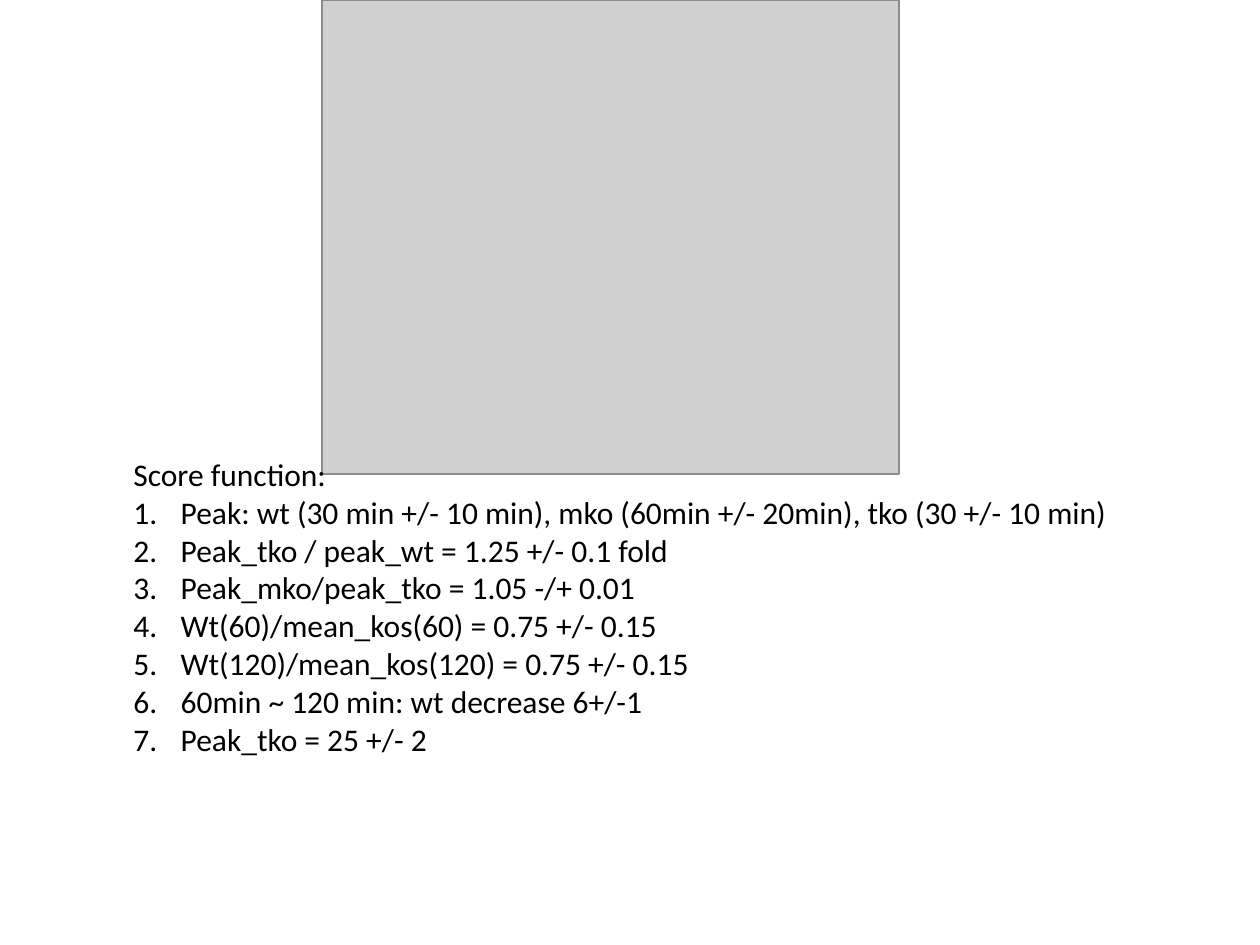
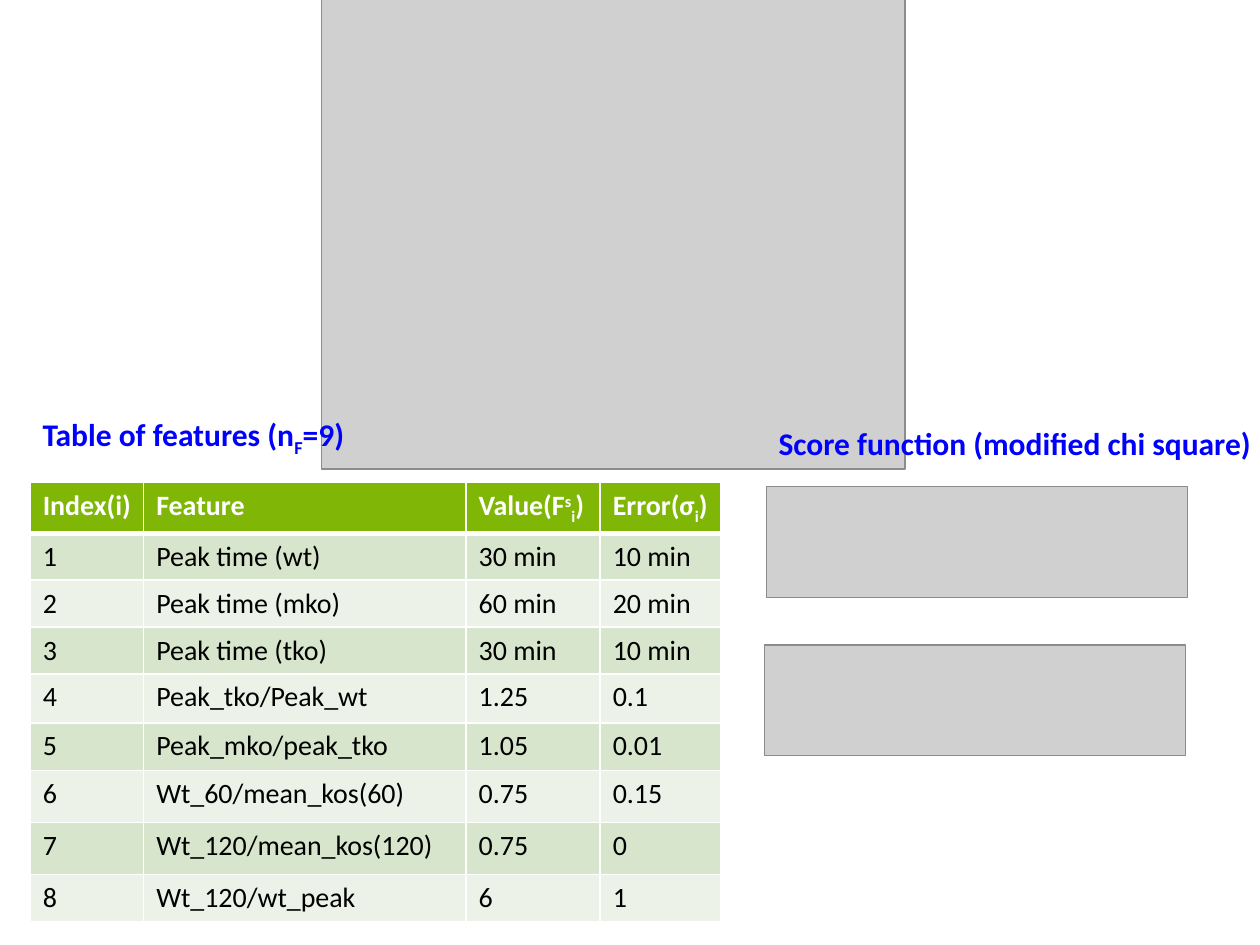
Before and after one commit to biomystery/TNF_regulation, a slide deck: slide 3 of TNF_Slides.pptx. Drawn at 1260x945 pixels with LibreOffice and Linux fonts; fonts in the diff are those of the drawing; grey boxes stand for pictures. Boxes give left, top, right and bottom in pixels: in the first picture for what was removed or moved away, otherwise in the second. Text is boxed around its words. In the diff, an @@ line names an element or a change of style, - is before the commit and + after.

Commit message:
Corrected the expData file
1. Use the unmodified data file nascent.csv.
2. More edit in the slides about the score function. Use a modified
chi-square.
3. Still use rmsd right now.
TODO:

```diff
--- a/TNF_Slides.pptx
+++ b/TNF_Slides.pptx
@@ picture: place and size @@
-picture at <box>323,0,900,474</box>
+picture at <box>321,0,905,469</box>
@@ text added at <box>43,420,344,454</box>, 18 pt, text #0000FF, bold @@
+Table of features (nF=9)
@@ text added at <box>779,429,1250,463</box>, 18 pt, text #0000FF, bold @@
+Score function (modified chi square)
@@ text removed at <box>133,460,1105,756</box> @@
-Score function:
-1. Peak: wt (30 min +/- 10 min), mko (60min +/- 20min), tko (30 +/- 10 min)
-2. Peak_tko / peak_wt = 1.25 +/- 0.1 fold
-3. Peak_mko/peak_tko = 1.05 -/+ 0.01
-4. Wt(60)/mean_kos(60) = 0.75 +/- 0.15
-5. Wt(120)/mean_kos(120) = 0.75 +/- 0.15
-6. 60min ~ 120 min: wt decrease 6+/-1
-7. Peak_tko = 25 +/- 2
@@ table added at <box>30,483,721,916</box>, 9 rows, 4 columns @@
+Index(i) | Feature | Value(Fsi) | Error(σi)
+1 | Peak time (wt) | 30 min | 10 min
+2 | Peak time (mko) | 60 min | 20 min
+3 | Peak time (tko) | 30 min | 10 min
+4 | Peak_tko/Peak_wt | 1.25 | 0.1
+5 | Peak_mko/peak_tko | 1.05 | 0.01
+6 | Wt_60/mean_kos(60) | 0.75 | 0.15
+7 | Wt_120/mean_kos(120) | 0.75 | 0
+8 | Wt_120/wt_peak | 6 | 1
@@ picture added at <box>766,486,1187,597</box> @@
@@ picture added at <box>765,645,1186,756</box> @@
```
Also in this commit, not shown: 1 other slide changed, 12 other files.
